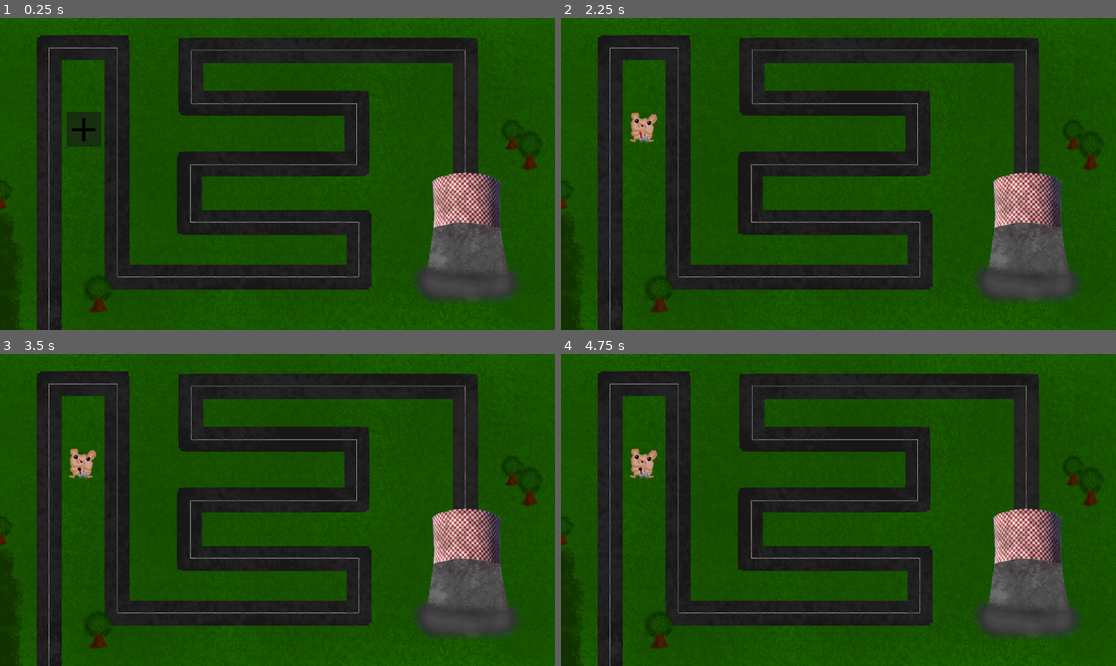
Above: before the commit, frames 1-4 (two rows, left to right).
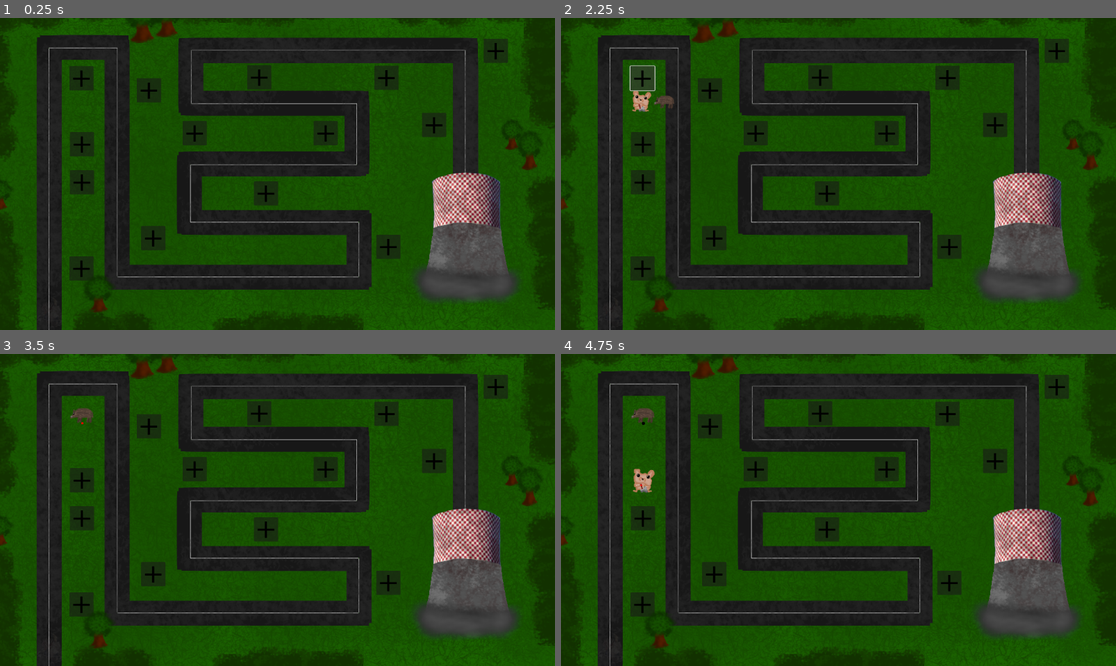
Above: after the commit, the same moments.

Repository: niejajestem/hackathon_ckziu
Game: Godot game, scene res://scenes/map.tscn
Two runs of this game, one before a commit and one after it. Both use one fixed random seed, a clock stepped at 60 frames per second and the inputs below. This scene is started directly instead of the project's main scene.
Inputs (mouse positions are in pixels of both pictures, inside the frame that each line leads up to):
- Up to frame 1 (0.25 s): no input
- Up to frame 2 (2.25 s): click (644, 130) at 0.52 s; click (644, 161) at 1.27 s; click (644, 77) at 2.02 s
- Up to frame 3 (3.5 s): click (105, 438) at 2.77 s
- Up to frame 4 (4.75 s): click (644, 478) at 3.52 s; click (644, 503) at 4.27 s

The runs differ from the first frame. In frame 1, 11% of the frame differs, in the area x 0-100%, y 0-100%; in frame 2, 11%; in frame 3, 10%; in frame 4, 10%.

Commit message:
Add more tower spawns, wegiel image and counter

Diff:
--- a/new-game-project/project.godot
+++ b/new-game-project/project.godot
@@ -11,6 +11,6 @@
 [application]
 
 config/name="Hackathon_td"
-run/main_scene="uid://cbcdpbgahlslc"
+run/main_scene="uid://y1x6nm00707p"
 config/features=PackedStringArray("4.4", "Forward Plus")
 config/icon="res://icon.svg"
--- a/new-game-project/scenes/chomik.tscn
+++ b/new-game-project/scenes/chomik.tscn
@@ -1,9 +1,10 @@
 [gd_scene load_steps=3 format=3 uid="uid://crcqx4585a863"]
 
-[ext_resource type="Script" uid="uid://cbqtoex0j4rc5" path="res://scenes/bullet_spawner.gd" id="1_w514o"]
+[ext_resource type="Script" path="res://scenes/bullet_spawner.gd" id="1_w514o"]
 [ext_resource type="Texture2D" uid="uid://cp3u1ainyd4fj" path="res://sprites/chomik.png" id="2_mr8ar"]
 
 [node name="Node2D" type="Node2D"]
+scale = Vector2(0.8, 0.8)
 
 [node name="BulletSpawner" type="Node2D" parent="."]
 z_index = 1
--- a/new-game-project/scenes/dzik.tscn
+++ b/new-game-project/scenes/dzik.tscn
@@ -28,6 +28,7 @@
 [node name="BulletTimer" type="Timer" parent="BulletSpawner"]
 
 [node name="Sprite2D" type="Sprite2D" parent="."]
+scale = Vector2(0.8, 0.8)
 texture = ExtResource("2_bbrpy")
 centered = false
 
--- a/new-game-project/scenes/gameUI.tscn
+++ b/new-game-project/scenes/gameUI.tscn
@@ -1,6 +1,7 @@
-[gd_scene load_steps=2 format=3 uid="uid://c4ywxr6y32e82"]
+[gd_scene load_steps=3 format=3 uid="uid://c4ywxr6y32e82"]
 
 [ext_resource type="Texture2D" uid="uid://cifch1tv33gau" path="res://sprites/map.png" id="1_si2c5"]
+[ext_resource type="Texture2D" uid="uid://ccarbmvsmttjv" path="res://sprites/wegiel.png" id="2_rsh6k"]
 
 [node name="gameUI" type="Control"]
 layout_mode = 3
@@ -15,7 +16,7 @@
 texture = ExtResource("1_si2c5")
 centered = false
 
-[node name="RichTextLabel" type="RichTextLabel" parent="."]
+[node name="hp" type="RichTextLabel" parent="."]
 modulate = Color(1, 0, 0, 1)
 z_index = 7
 layout_mode = 0
@@ -29,7 +30,7 @@
 horizontal_alignment = 1
 vertical_alignment = 1
 
-[node name="RichTextLabel2" type="RichTextLabel" parent="."]
+[node name="healthCounter" type="RichTextLabel" parent="."]
 layout_mode = 0
 offset_left = 919.0
 offset_top = 464.0
@@ -39,3 +40,33 @@
 text = "100"
 horizontal_alignment = 1
 vertical_alignment = 1
+
+[node name="Wegiel2" type="Sprite2D" parent="."]
+position = Vector2(912.385, 617.84)
+rotation = 1.60139
+scale = Vector2(0.648731, 0.648731)
+texture = ExtResource("2_rsh6k")
+
+[node name="Wegiel3" type="Sprite2D" parent="."]
+z_index = 5
+position = Vector2(941.385, 610.84)
+rotation = -1.15497
+scale = Vector2(0.754511, 0.754511)
+texture = ExtResource("2_rsh6k")
+
+[node name="Wegiel" type="Sprite2D" parent="."]
+z_index = 5
+position = Vector2(931.385, 611.84)
+scale = Vector2(0.754511, 0.754511)
+texture = ExtResource("2_rsh6k")
+
+[node name="coalCounter" type="RichTextLabel" parent="."]
+layout_mode = 0
+offset_left = 961.0
+offset_top = 587.0
+offset_right = 1033.0
+offset_bottom = 642.0
+theme_override_font_sizes/normal_font_size = 30
+text = "10"
+horizontal_alignment = 1
+vertical_alignment = 1
--- a/new-game-project/scenes/map.tscn
+++ b/new-game-project/scenes/map.tscn
@@ -12,51 +12,368 @@
 texture = ExtResource("1_c7s6e")
 centered = false
 
-[node name="Node2D" parent="." instance=ExtResource("2_wijl4")]
-position = Vector2(138, 195)
-
-[node name="Drzewo" type="Sprite2D" parent="."]
+[node name="towerPlace" parent="." instance=ExtResource("2_wijl4")]
+position = Vector2(144, 100)
+
+[node name="towerPlace3" parent="." instance=ExtResource("2_wijl4")]
+position = Vector2(145, 237)
+
+[node name="towerPlace4" parent="." instance=ExtResource("2_wijl4")]
+position = Vector2(145, 316)
+
+[node name="towerPlace6" parent="." instance=ExtResource("2_wijl4")]
+position = Vector2(144, 495)
+
+[node name="towerPlace7" parent="." instance=ExtResource("2_wijl4")]
+position = Vector2(293, 432)
+
+[node name="towerPlace8" parent="." instance=ExtResource("2_wijl4")]
+position = Vector2(651, 214)
+
+[node name="towerPlace9" parent="." instance=ExtResource("2_wijl4")]
+position = Vector2(284, 125)
+
+[node name="towerPlace10" parent="." instance=ExtResource("2_wijl4")]
+position = Vector2(379, 214)
+
+[node name="towerPlace11" parent="." instance=ExtResource("2_wijl4")]
+position = Vector2(527, 339)
+
+[node name="towerPlace12" parent="." instance=ExtResource("2_wijl4")]
+position = Vector2(781, 450)
+
+[node name="towerPlace13" parent="." instance=ExtResource("2_wijl4")]
+position = Vector2(876, 197)
+
+[node name="towerPlace16" parent="." instance=ExtResource("2_wijl4")]
+position = Vector2(777, 99)
+
+[node name="towerPlace15" parent="." instance=ExtResource("2_wijl4")]
+position = Vector2(513, 98)
+
+[node name="towerPlace14" parent="." instance=ExtResource("2_wijl4")]
+position = Vector2(1004, 43)
+
+[node name="env" type="Node" parent="."]
+
+[node name="Drzewo" type="Sprite2D" parent="env"]
 position = Vector2(1063, 242)
 texture = ExtResource("3_e0an3")
 
-[node name="Drzewo2" type="Sprite2D" parent="."]
+[node name="Drzewo2" type="Sprite2D" parent="env"]
 position = Vector2(1099.75, 274.5)
 scale = Vector2(1.16406, 1.29688)
 texture = ExtResource("3_e0an3")
 
-[node name="Drzewo3" type="Sprite2D" parent="."]
+[node name="Drzewo3" type="Sprite2D" parent="env"]
 position = Vector2(205, 573)
 scale = Vector2(1.39064, 1.23438)
 texture = ExtResource("3_e0an3")
 
-[node name="Drzewo3" type="Sprite2D" parent="Drzewo3"]
+[node name="Drzewo3" type="Sprite2D" parent="env/Drzewo3"]
 position = Vector2(-147.414, -166.885)
 scale = Vector2(0.813947, 0.807062)
 texture = ExtResource("3_e0an3")
 
-[node name="Krzak" type="Sprite2D" parent="Drzewo3"]
+[node name="Drzewo3" type="Sprite2D" parent="env/Drzewo3/Drzewo3"]
+position = Vector2(261.505, -366.384)
+scale = Vector2(1.57066, 1.55737)
+texture = ExtResource("3_e0an3")
+
+[node name="Drzewo3" type="Sprite2D" parent="env/Drzewo3/Drzewo3/Drzewo3"]
+position = Vector2(28.6865, -4.5118)
+scale = Vector2(0.919174, 0.911398)
+texture = ExtResource("3_e0an3")
+
+[node name="Krzak" type="Sprite2D" parent="env/Drzewo3"]
 position = Vector2(-158.92, -106.126)
 texture = ExtResource("4_urblq")
 
-[node name="Krzak" type="Sprite2D" parent="Drzewo3/Krzak"]
-position = Vector2(14.3819, 38.8859)
-rotation = 1.58066
-texture = ExtResource("4_urblq")
-
-[node name="Krzak2" type="Sprite2D" parent="Drzewo3/Krzak"]
-position = Vector2(-4.76837e-07, 60.7593)
-texture = ExtResource("4_urblq")
-
-[node name="Krzak" type="Sprite2D" parent="Drzewo3/Krzak/Krzak2"]
-position = Vector2(12.9437, 21.8733)
-rotation = 1.58066
-texture = ExtResource("4_urblq")
-
-[node name="Krzak2" type="Sprite2D" parent="Drzewo3/Krzak/Krzak2"]
-position = Vector2(9.34821, 71.2909)
-texture = ExtResource("4_urblq")
-
-[node name="Krzak" type="Sprite2D" parent="Drzewo3/Krzak/Krzak2/Krzak2"]
+[node name="Krzak" type="Sprite2D" parent="env/Drzewo3/Krzak"]
+position = Vector2(14.3819, 38.8859)
+rotation = 1.58066
+texture = ExtResource("4_urblq")
+
+[node name="Krzak2" type="Sprite2D" parent="env/Drzewo3/Krzak"]
+position = Vector2(-4.76837e-07, 60.7593)
+texture = ExtResource("4_urblq")
+
+[node name="Krzak" type="Sprite2D" parent="env/Drzewo3/Krzak/Krzak2"]
+position = Vector2(12.9437, 21.8733)
+rotation = 1.58066
+texture = ExtResource("4_urblq")
+
+[node name="Krzak2" type="Sprite2D" parent="env/Drzewo3/Krzak/Krzak2"]
+position = Vector2(9.34821, 71.2909)
+texture = ExtResource("4_urblq")
+
+[node name="Krzak" type="Sprite2D" parent="env/Drzewo3/Krzak/Krzak2/Krzak2"]
+position = Vector2(5.03365, 29.1644)
+rotation = 1.58066
+texture = ExtResource("4_urblq")
+
+[node name="Krzak3" type="Sprite2D" parent="env/Drzewo3/Krzak"]
+position = Vector2(9.34821, -147.442)
+rotation = 3.13612
+texture = ExtResource("4_urblq")
+
+[node name="Krzak" type="Sprite2D" parent="env/Drzewo3/Krzak/Krzak3"]
+position = Vector2(14.3819, 38.8859)
+rotation = 1.58066
+texture = ExtResource("4_urblq")
+
+[node name="Krzak2" type="Sprite2D" parent="env/Drzewo3/Krzak/Krzak3"]
+position = Vector2(-4.76837e-07, 60.7593)
+texture = ExtResource("4_urblq")
+
+[node name="Krzak" type="Sprite2D" parent="env/Drzewo3/Krzak/Krzak3/Krzak2"]
+position = Vector2(12.9437, 21.8733)
+rotation = 1.58066
+texture = ExtResource("4_urblq")
+
+[node name="Krzak2" type="Sprite2D" parent="env/Drzewo3/Krzak/Krzak3/Krzak2"]
+position = Vector2(9.34821, 71.2909)
+texture = ExtResource("4_urblq")
+
+[node name="Krzak" type="Sprite2D" parent="env/Drzewo3/Krzak/Krzak3/Krzak2/Krzak2"]
+position = Vector2(5.03365, 29.1644)
+rotation = 1.58066
+texture = ExtResource("4_urblq")
+
+[node name="Krzak3" type="Sprite2D" parent="env/Drzewo3/Krzak/Krzak3"]
+position = Vector2(-3.33654, 215.478)
+rotation = 1.51912
+texture = ExtResource("4_urblq")
+
+[node name="Krzak" type="Sprite2D" parent="env/Drzewo3/Krzak/Krzak3/Krzak3"]
+position = Vector2(14.3819, 38.8859)
+rotation = 1.58066
+texture = ExtResource("4_urblq")
+
+[node name="Krzak2" type="Sprite2D" parent="env/Drzewo3/Krzak/Krzak3/Krzak3"]
+position = Vector2(-4.76837e-07, 60.7593)
+texture = ExtResource("4_urblq")
+
+[node name="Krzak" type="Sprite2D" parent="env/Drzewo3/Krzak/Krzak3/Krzak3/Krzak2"]
+position = Vector2(12.9437, 21.8733)
+rotation = 1.58066
+texture = ExtResource("4_urblq")
+
+[node name="Krzak2" type="Sprite2D" parent="env/Drzewo3/Krzak/Krzak3/Krzak3/Krzak2"]
+position = Vector2(9.34821, 71.2909)
+texture = ExtResource("4_urblq")
+
+[node name="Krzak" type="Sprite2D" parent="env/Drzewo3/Krzak/Krzak3/Krzak3/Krzak2/Krzak2"]
+position = Vector2(5.03365, 29.1644)
+rotation = 1.58066
+texture = ExtResource("4_urblq")
+
+[node name="Krzak4" type="Sprite2D" parent="env/Drzewo3/Krzak"]
+position = Vector2(473.163, -387.239)
+rotation = 1.60421
+texture = ExtResource("4_urblq")
+
+[node name="Krzak" type="Sprite2D" parent="env/Drzewo3/Krzak/Krzak4"]
+position = Vector2(14.3819, 38.8859)
+rotation = 1.58066
+texture = ExtResource("4_urblq")
+
+[node name="Krzak2" type="Sprite2D" parent="env/Drzewo3/Krzak/Krzak4"]
+position = Vector2(-4.76837e-07, 60.7593)
+texture = ExtResource("4_urblq")
+
+[node name="Krzak" type="Sprite2D" parent="env/Drzewo3/Krzak/Krzak4/Krzak2"]
+position = Vector2(12.9437, 21.8733)
+rotation = 1.58066
+texture = ExtResource("4_urblq")
+
+[node name="Krzak2" type="Sprite2D" parent="env/Drzewo3/Krzak/Krzak4/Krzak2"]
+position = Vector2(9.34821, 71.2909)
+texture = ExtResource("4_urblq")
+
+[node name="Krzak" type="Sprite2D" parent="env/Drzewo3/Krzak/Krzak4/Krzak2/Krzak2"]
+position = Vector2(5.03365, 29.1644)
+rotation = 1.58066
+texture = ExtResource("4_urblq")
+
+[node name="Krzak3" type="Sprite2D" parent="env/Drzewo3/Krzak/Krzak4"]
+position = Vector2(9.34821, -147.442)
+rotation = 3.13612
+texture = ExtResource("4_urblq")
+
+[node name="Krzak" type="Sprite2D" parent="env/Drzewo3/Krzak/Krzak4/Krzak3"]
+position = Vector2(14.3819, 38.8859)
+rotation = 1.58066
+texture = ExtResource("4_urblq")
+
+[node name="Krzak2" type="Sprite2D" parent="env/Drzewo3/Krzak/Krzak4/Krzak3"]
+position = Vector2(-4.76837e-07, 60.7593)
+texture = ExtResource("4_urblq")
+
+[node name="Krzak" type="Sprite2D" parent="env/Drzewo3/Krzak/Krzak4/Krzak3/Krzak2"]
+position = Vector2(12.9437, 21.8733)
+rotation = 1.58066
+texture = ExtResource("4_urblq")
+
+[node name="Krzak2" type="Sprite2D" parent="env/Drzewo3/Krzak/Krzak4/Krzak3/Krzak2"]
+position = Vector2(9.34821, 71.2909)
+texture = ExtResource("4_urblq")
+
+[node name="Krzak" type="Sprite2D" parent="env/Drzewo3/Krzak/Krzak4/Krzak3/Krzak2/Krzak2"]
+position = Vector2(5.03365, 29.1644)
+rotation = 1.58066
+texture = ExtResource("4_urblq")
+
+[node name="Krzak3" type="Sprite2D" parent="env/Drzewo3/Krzak/Krzak4/Krzak3"]
+position = Vector2(-3.33654, 215.478)
+rotation = 1.51912
+texture = ExtResource("4_urblq")
+
+[node name="Krzak" type="Sprite2D" parent="env/Drzewo3/Krzak/Krzak4/Krzak3/Krzak3"]
+position = Vector2(14.3819, 38.8859)
+rotation = 1.58066
+texture = ExtResource("4_urblq")
+
+[node name="Krzak2" type="Sprite2D" parent="env/Drzewo3/Krzak/Krzak4/Krzak3/Krzak3"]
+position = Vector2(-4.76837e-07, 60.7593)
+texture = ExtResource("4_urblq")
+
+[node name="Krzak" type="Sprite2D" parent="env/Drzewo3/Krzak/Krzak4/Krzak3/Krzak3/Krzak2"]
+position = Vector2(12.9437, 21.8733)
+rotation = 1.58066
+texture = ExtResource("4_urblq")
+
+[node name="Krzak2" type="Sprite2D" parent="env/Drzewo3/Krzak/Krzak4/Krzak3/Krzak3/Krzak2"]
+position = Vector2(9.34821, 71.2909)
+texture = ExtResource("4_urblq")
+
+[node name="Krzak" type="Sprite2D" parent="env/Drzewo3/Krzak/Krzak4/Krzak3/Krzak3/Krzak2/Krzak2"]
+position = Vector2(5.03365, 29.1644)
+rotation = 1.58066
+texture = ExtResource("4_urblq")
+
+[node name="Krzak5" type="Sprite2D" parent="env/Drzewo3/Krzak"]
+position = Vector2(834.148, -207.392)
+rotation = -3.13927
+texture = ExtResource("4_urblq")
+
+[node name="Krzak" type="Sprite2D" parent="env/Drzewo3/Krzak/Krzak5"]
+position = Vector2(14.3819, 38.8859)
+rotation = 1.58066
+texture = ExtResource("4_urblq")
+
+[node name="Krzak2" type="Sprite2D" parent="env/Drzewo3/Krzak/Krzak5"]
+position = Vector2(-4.76837e-07, 60.7593)
+texture = ExtResource("4_urblq")
+
+[node name="Krzak" type="Sprite2D" parent="env/Drzewo3/Krzak/Krzak5/Krzak2"]
+position = Vector2(12.9437, 21.8733)
+rotation = 1.58066
+texture = ExtResource("4_urblq")
+
+[node name="Krzak2" type="Sprite2D" parent="env/Drzewo3/Krzak/Krzak5/Krzak2"]
+position = Vector2(9.34821, 71.2909)
+texture = ExtResource("4_urblq")
+
+[node name="Krzak" type="Sprite2D" parent="env/Drzewo3/Krzak/Krzak5/Krzak2/Krzak2"]
+position = Vector2(5.03365, 29.1644)
+rotation = 1.58066
+texture = ExtResource("4_urblq")
+
+[node name="Krzak3" type="Sprite2D" parent="env/Drzewo3/Krzak/Krzak5"]
+position = Vector2(9.34821, -147.442)
+rotation = 3.13612
+texture = ExtResource("4_urblq")
+
+[node name="Krzak" type="Sprite2D" parent="env/Drzewo3/Krzak/Krzak5/Krzak3"]
+position = Vector2(14.3819, 38.8859)
+rotation = 1.58066
+texture = ExtResource("4_urblq")
+
+[node name="Krzak2" type="Sprite2D" parent="env/Drzewo3/Krzak/Krzak5/Krzak3"]
+position = Vector2(-4.76837e-07, 60.7593)
+texture = ExtResource("4_urblq")
+
+[node name="Krzak" type="Sprite2D" parent="env/Drzewo3/Krzak/Krzak5/Krzak3/Krzak2"]
+position = Vector2(12.9437, 21.8733)
+rotation = 1.58066
+texture = ExtResource("4_urblq")
+
+[node name="Krzak2" type="Sprite2D" parent="env/Drzewo3/Krzak/Krzak5/Krzak3/Krzak2"]
+position = Vector2(9.34821, 71.2909)
+texture = ExtResource("4_urblq")
+
+[node name="Krzak" type="Sprite2D" parent="env/Drzewo3/Krzak/Krzak5/Krzak3/Krzak2/Krzak2"]
+position = Vector2(5.03365, 29.1644)
+rotation = 1.58066
+texture = ExtResource("4_urblq")
+
+[node name="Krzak4" type="Sprite2D" parent="env/Drzewo3/Krzak/Krzak5"]
+position = Vector2(473.163, -387.239)
+rotation = 1.60421
+texture = ExtResource("4_urblq")
+
+[node name="Krzak" type="Sprite2D" parent="env/Drzewo3/Krzak/Krzak5/Krzak4"]
+position = Vector2(14.3819, 38.8859)
+rotation = 1.58066
+texture = ExtResource("4_urblq")
+
+[node name="Krzak2" type="Sprite2D" parent="env/Drzewo3/Krzak/Krzak5/Krzak4"]
+position = Vector2(-4.76837e-07, 60.7593)
+texture = ExtResource("4_urblq")
+
+[node name="Krzak" type="Sprite2D" parent="env/Drzewo3/Krzak/Krzak5/Krzak4/Krzak2"]
+position = Vector2(12.9437, 21.8733)
+rotation = 1.58066
+texture = ExtResource("4_urblq")
+
+[node name="Krzak2" type="Sprite2D" parent="env/Drzewo3/Krzak/Krzak5/Krzak4/Krzak2"]
+position = Vector2(9.34821, 71.2909)
+texture = ExtResource("4_urblq")
+
+[node name="Krzak" type="Sprite2D" parent="env/Drzewo3/Krzak/Krzak5/Krzak4/Krzak2/Krzak2"]
+position = Vector2(5.03365, 29.1644)
+rotation = 1.58066
+texture = ExtResource("4_urblq")
+
+[node name="Krzak3" type="Sprite2D" parent="env/Drzewo3/Krzak/Krzak5/Krzak4"]
+position = Vector2(9.34821, -147.442)
+rotation = 3.13612
+texture = ExtResource("4_urblq")
+
+[node name="Krzak" type="Sprite2D" parent="env/Drzewo3/Krzak/Krzak5/Krzak4/Krzak3"]
+position = Vector2(14.3819, 38.8859)
+rotation = 1.58066
+texture = ExtResource("4_urblq")
+
+[node name="Krzak2" type="Sprite2D" parent="env/Drzewo3/Krzak/Krzak5/Krzak4/Krzak3"]
+position = Vector2(-4.76837e-07, 60.7593)
+texture = ExtResource("4_urblq")
+
+[node name="Krzak3" type="Sprite2D" parent="env/Drzewo3/Krzak/Krzak5/Krzak4/Krzak3"]
+position = Vector2(-3.33654, 215.478)
+rotation = 1.51912
+texture = ExtResource("4_urblq")
+
+[node name="Krzak" type="Sprite2D" parent="env/Drzewo3/Krzak/Krzak5/Krzak4/Krzak3/Krzak3"]
+position = Vector2(14.3819, 38.8859)
+rotation = 1.58066
+texture = ExtResource("4_urblq")
+
+[node name="Krzak2" type="Sprite2D" parent="env/Drzewo3/Krzak/Krzak5/Krzak4/Krzak3/Krzak3"]
+position = Vector2(-4.76837e-07, 60.7593)
+texture = ExtResource("4_urblq")
+
+[node name="Krzak" type="Sprite2D" parent="env/Drzewo3/Krzak/Krzak5/Krzak4/Krzak3/Krzak3/Krzak2"]
+position = Vector2(12.9437, 21.8733)
+rotation = 1.58066
+texture = ExtResource("4_urblq")
+
+[node name="Krzak2" type="Sprite2D" parent="env/Drzewo3/Krzak/Krzak5/Krzak4/Krzak3/Krzak3/Krzak2"]
+position = Vector2(9.34821, 71.2909)
+texture = ExtResource("4_urblq")
+
+[node name="Krzak" type="Sprite2D" parent="env/Drzewo3/Krzak/Krzak5/Krzak4/Krzak3/Krzak3/Krzak2/Krzak2"]
 position = Vector2(5.03365, 29.1644)
 rotation = 1.58066
 texture = ExtResource("4_urblq")
--- a/new-game-project/scenes/tower.tscn
+++ /dev/null
@@ -1,34 +0,0 @@
-[gd_scene load_steps=3 format=3 uid="uid://dypk148117d6t"]
-
-[ext_resource type="Script" uid="uid://cbqtoex0j4rc5" path="res://scenes/bullet_spawner.gd" id="1_ay4al"]
-[ext_resource type="Texture2D" uid="uid://cp3u1ainyd4fj" path="res://sprites/chomik.png" id="2_ay4al"]
-
-[node name="Node2D" type="Node2D"]
-
-[node name="BulletSpawner" type="Node2D" parent="."]
-z_index = 1
-position = Vector2(27, 44)
-script = ExtResource("1_ay4al")
-
-[node name="ColorRect" type="ColorRect" parent="BulletSpawner"]
-anchors_preset = 8
-anchor_left = 0.5
-anchor_top = 0.5
-anchor_right = 0.5
-anchor_bottom = 0.5
-offset_left = -2.0
-offset_top = -2.0
-offset_right = 2.0
-offset_bottom = 2.0
-grow_horizontal = 2
-grow_vertical = 2
-color = Color(1, 0, 0, 1)
-metadata/_edit_use_anchors_ = true
-
-[node name="BulletTimer" type="Timer" parent="BulletSpawner"]
-
-[node name="Sprite2D" type="Sprite2D" parent="."]
-texture = ExtResource("2_ay4al")
-centered = false
-
-[connection signal="timeout" from="BulletSpawner/BulletTimer" to="BulletSpawner" method="_on_bullet_timer_timeout"]
--- a/new-game-project/scenes/towerPlace.tscn
+++ b/new-game-project/scenes/towerPlace.tscn
@@ -6,6 +6,7 @@
 [ext_resource type="Texture2D" uid="uid://bfskc4semrsos" path="res://sprites/dzik.png" id="4_mtb8i"]
 
 [node name="Node2D" type="Node2D"]
+scale = Vector2(0.7, 0.7)
 script = ExtResource("1_0wer5")
 
 [node name="Button" type="Button" parent="."]
Not shown: 1 places in new-game-project/scenes/dzik.tscn that only renumber resources
Binary file added: new-game-project/sprites/wegiel.png
Not shown, added: new-game-project/sprites/wegiel.png.import
Not shown, added: new-game-project/sprites/wegiel.xcf
